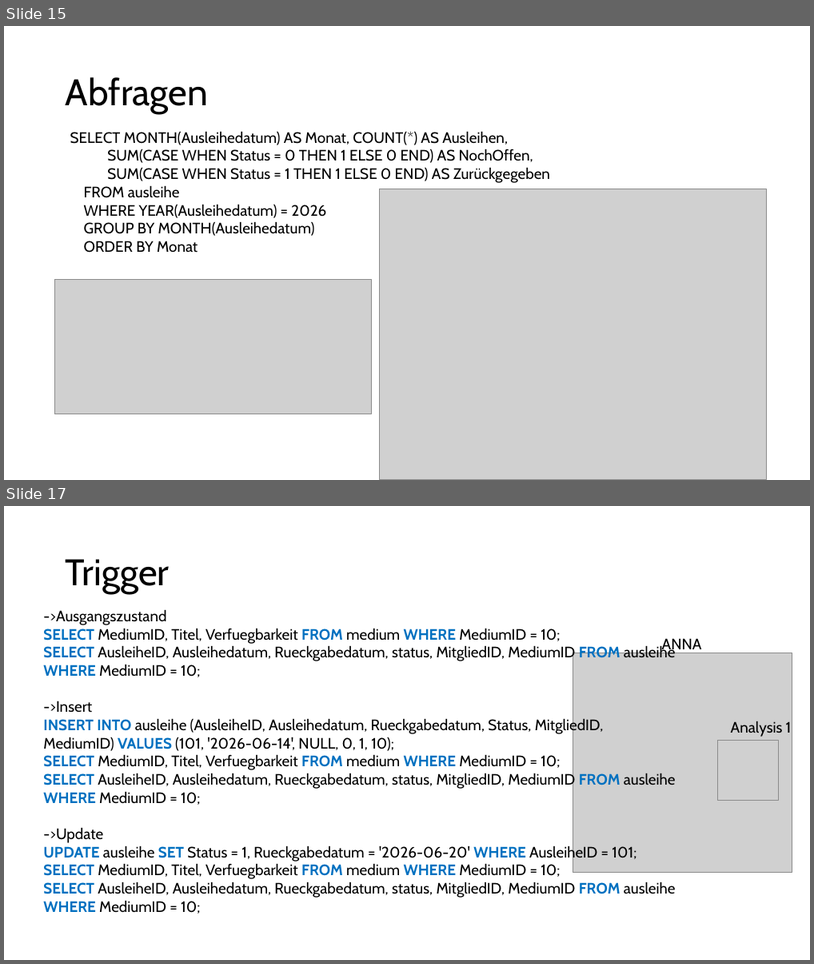
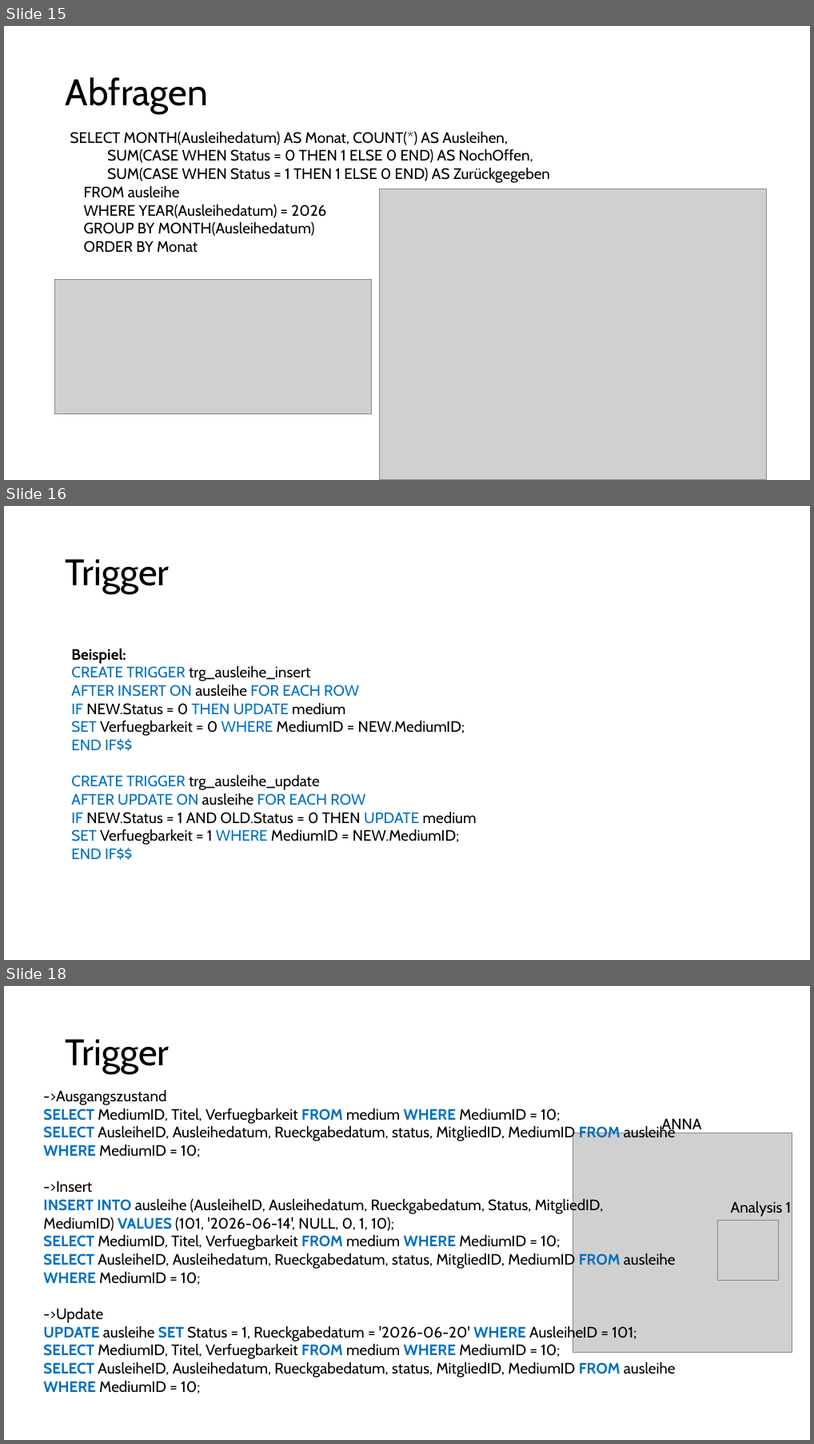
Before and after one commit to mi-0110/datenbanken-bib, a slide deck: BibPräsi.pptx. Shown one above the other, each under a label of ours: slides 15 and 17 before the commit, slides 15, 16 and 18 after it; the slides between them are not shown. The pictures are 814x964 and 814x1444 pixels, drawn with LibreOffice and Linux fonts; fonts in the diff are those of the drawing; grey boxes stand for pictures. Boxes give left, top, right and bottom in pixels: in the first picture for what was removed or moved away, otherwise in the second. Text is boxed around its words. In the diff, an @@ line names an element or a change of style, - is before the commit and + after.

```diff
--- a/BibPräsi.pptx
+++ b/BibPräsi.pptx
@@ slide 16 added at (4,506,810,960), background #FFFFFF @@
@@ title added at (66,559,170,594), 44 pt, text #000000 @@
+Trigger
@@ text added at (71,648,477,860), 18 pt, text #000000 @@
+Beispiel:
+CREATE TRIGGER trg_ausleihe_insert
+AFTER INSERT ON ausleihe FOR EACH ROW
+IF NEW.Status = 0 THEN UPDATE medium
+SET Verfuegbarkeit = 0 WHERE MediumID = NEW.MediumID;
+END IF$$
+CREATE TRIGGER trg_ausleihe_update
+AFTER UPDATE ON ausleihe FOR EACH ROW
+IF NEW.Status = 1 AND OLD.Status = 0 THEN UPDATE medium
+SET Verfuegbarkeit = 1 WHERE MediumID = NEW.MediumID;
+END IF$$
@@ what was slide 17 is now slide 18 @@
```
Also in this commit, not shown: 4 slides changed, 2 other slides added, 6 other files.
